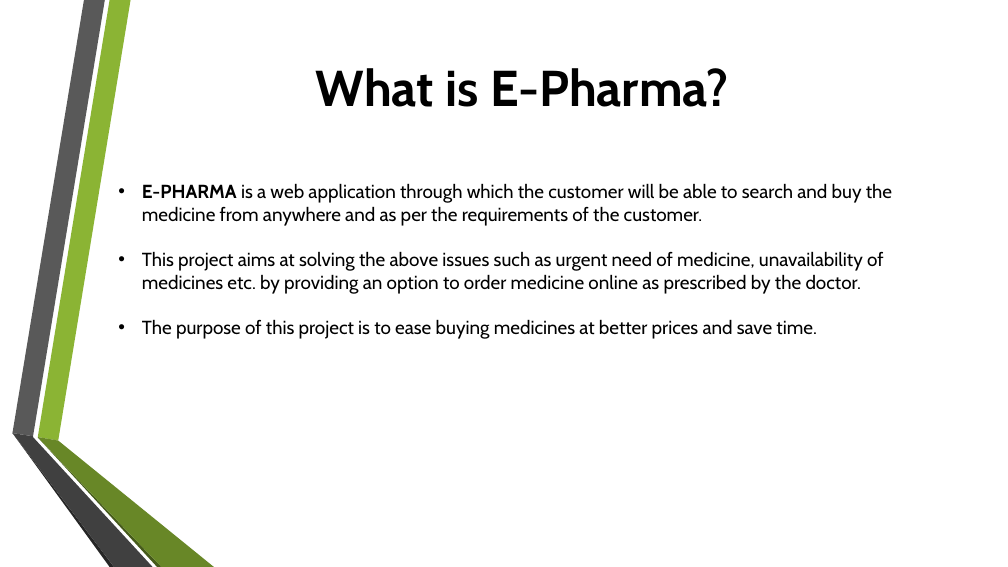
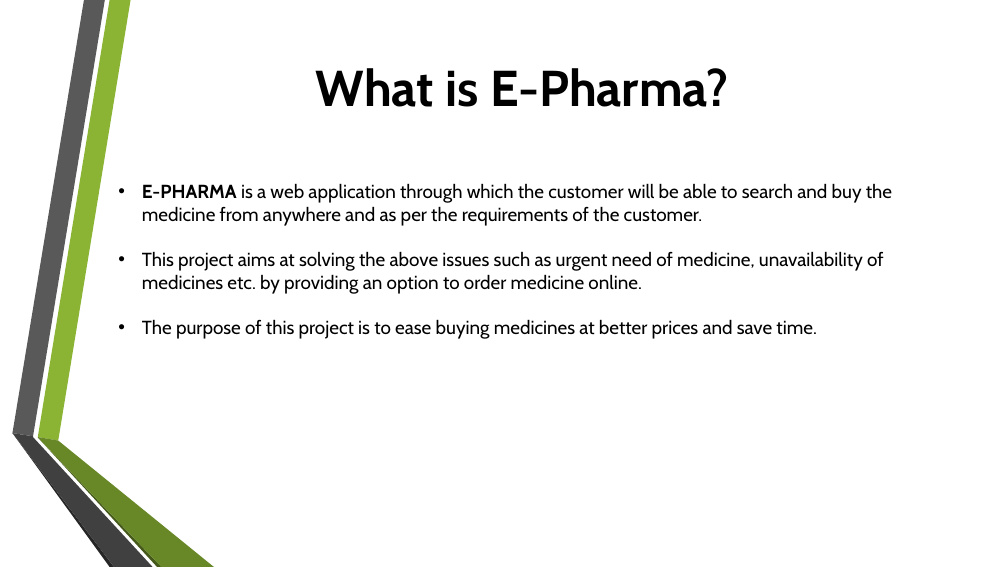
Before and after one commit to cdac-team-09/pptE-pharma, a slide deck: slide 4 of E-PHARMA.pptx. Drawn at 1008x567 pixels with LibreOffice and Linux fonts; fonts in the diff are those of the drawing; background and template pictures are left out. Boxes give left, top, right and bottom in pixels: in the first picture for what was removed or moved away, otherwise in the second. Text is boxed around its words. In the diff, an @@ line names an element or a change of style, - is before the commit and + after.

```diff
--- a/E-PHARMA.pptx
+++ b/E-PHARMA.pptx
@@ text at (142,251,884,294): text changed @@
-• This project aims at solving the above issues such as urgent need of medicine, unavailability of medicines etc. by providing an option to order medicine online as prescribed by the doctor.
+• This project aims at solving the above issues such as urgent need of medicine, unavailability of medicines etc. by providing an option to order medicine online.
```
Also in this commit, not shown: 1 other slide changed, 1 slide added, 1 slide removed.
